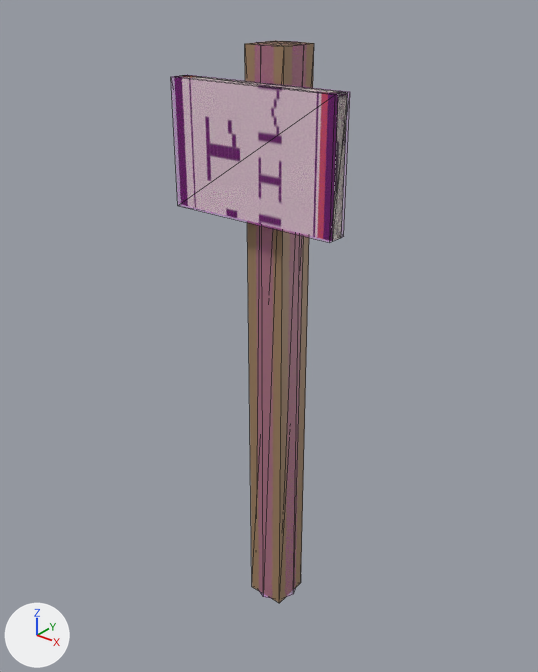
The COLLADA model beamng-props/mile-marker/export/dae/milemarker_019.dae, before and after one commit.
Both versions are drawn from a 50 mm lens placed at (0.994, -1.277, 1.576), pointed at (-0.024, -0.004, 0.786). Lighting does not change. The marker at lower left points along +X, +Y and +Z. The picture after the commit comes second. Mesh edges are drawn as thin lines. Where no turn or scale is listed for an object, it has been applied to the vertices.

Objects in the first picture: 'Colmesh_post-1', 'Colmesh_sign-1', 'post', 'sign'.
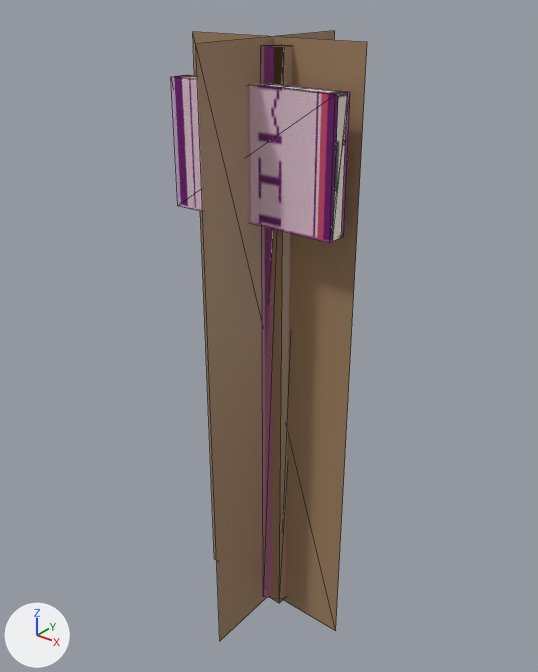
The newer file is also turned or shifted as a whole; pictures and numbers use the older file's frame.

Scene script edits in JSON lines:
```json
{"block": "me_colmesh_post_1", "where": "me_colmesh_post_1.from_pydata(...)  # 16 vertices, 28 faces; spans x -0.06..0.06, y -0.06..0.06, z -0.725..0.725"}
{"block": "me_colmesh_post_1", "where": "# used by ob_colmesh_post_1; location = (0.0, 0.0, 0.725)"}
{"block": "me_colmesh_post_1", "where": "# verts and faces of me_colmesh_post_1; kept vertices keep their numbers, new ones are numbered from 16"}
{"block": "me_colmesh_post_1", "where": "# before: 1 (0.0, 0.06, 0.725) at pixel (297, 41), 5 (0.06, 0.0, 0.725) at pixel (303, 45), 7 (0.042, -0.042, 0.725) at pixel (283, 46), 9 (0.0, -0.06, 0.725) at pixel (260, 45), 13 (-0.06, 0.0, 0.725) at pixel (256, 42)"}
{"block": "me_colmesh_post_1", "where": "# before: 15 (-0.042, 0.042, 0.725) at pixel (276, 41)"}
{"block": "me_colmesh_post_1", "change": "me_colmesh_post_1 part 1"}
{"op": "add", "block": "me_colmesh_post_1", "code": "delete_faces([(5, 13, 7), (1, 15, 5), (5, 15, 13), (7, 13, 9)])"}
{"op": "add", "block": "me_colmesh_post_1", "code": "faces += [(5, 13, 9), (1, 15, 13), (5, 9, 7), (1, 13, 5)]"}
{"op": "add", "block": "me_milemarker_019_a800", "code": ["me_milemarker_019_a800 = bpy.data.meshes.new('milemarker_019_a800')", "me_milemarker_019_a800.from_pydata(...)  # a box spanning x -0.05..0.05, y -0.05..0.05, z 0.0..1.45, material slot 0; a box spanning x -0.21..0.21, y -0.095..-0.065, z 1.1..1.38, material slot 1", "me_milemarker_019_a800.materials.append(mat_wood_018)  # brown #a08161", "me_milemarker_019_a800.materials.append(mat_sign_018)  # picture img_mile_019_png"]}
{"op": "add", "block": "me_milemarker_019_a50", "code": ["me_milemarker_019_a50 = bpy.data.meshes.new('milemarker_019_a50')", "me_milemarker_019_a50.from_pydata([(-0.22, 0.0, -0.014), (0.22, 0.0, -0.014), (0.22, 0.0, 1.464), (-0.22, 0.0, 1.464), (0.0, -0.22, -0.014), (0.0, 0.22, -0.014), (0.0, 0.22, 1.464), (0.0, -0.22, 1.464)], [], [(1, 3, 0), (5, 7, 4), (1, 2, 3), (5, 6, 7)])", "me_milemarker_019_a50.materials.append(mat_wood_018)  # brown #a08161"]}
{"op": "set", "path": "ob_milemarker_019_a800", "old": "bpy.data.objects.new('milemarker_019_a800', None)", "new": "bpy.data.objects.new('milemarker_019_a800', me_milemarker_019_a800)"}
{"op": "remove", "block": "ob_post", "code": ["ob_post = bpy.data.objects.new('post', me_cube)", "ob_post.location = (0.0, 0.0, 0.725)"]}
{"op": "remove", "block": "ob_sign", "code": ["ob_sign = bpy.data.objects.new('sign', me_cube_001)", "ob_sign.location = (0.0, -0.08, 1.24)"]}
{"op": "add", "block": "ob_milemarker_019_a50", "code": ["ob_milemarker_019_a50 = bpy.data.objects.new('milemarker_019_a50', me_milemarker_019_a50)", "ob_milemarker_019_a50.location = (0.0, -0.022, 0.0)"]}
```

Location of each change, [x1, y1, x2, y2] in pixels of the pictures (538 x 672 px; the box of a moved part takes in the faces that stretch with it):
```json
{"object": "milemarker_019_a50", "change": "added", "after": [193, 30, 367, 641], "on screen": "brown"}
{"object": "post", "change": "deleted", "before": [245, 41, 314, 603], "on screen": "brown"}
{"object": "milemarker_019_a800", "change": "now drawn", "after": [177, 44, 347, 603], "faces in mat_wood_018 (brown #a08161)": [268, 44, 292, 603], "faces in mat_sign_018 (picture img_mile_019_png)": [177, 75, 347, 240]}
{"object": "sign", "change": "deleted", "before": [177, 75, 347, 240]}
{"part": 1, "of": "me_colmesh_post_1", "change": "moved or reshaped", "before": [258, 41, 303, 46], "on screen": "not visible afterwards"}
```
